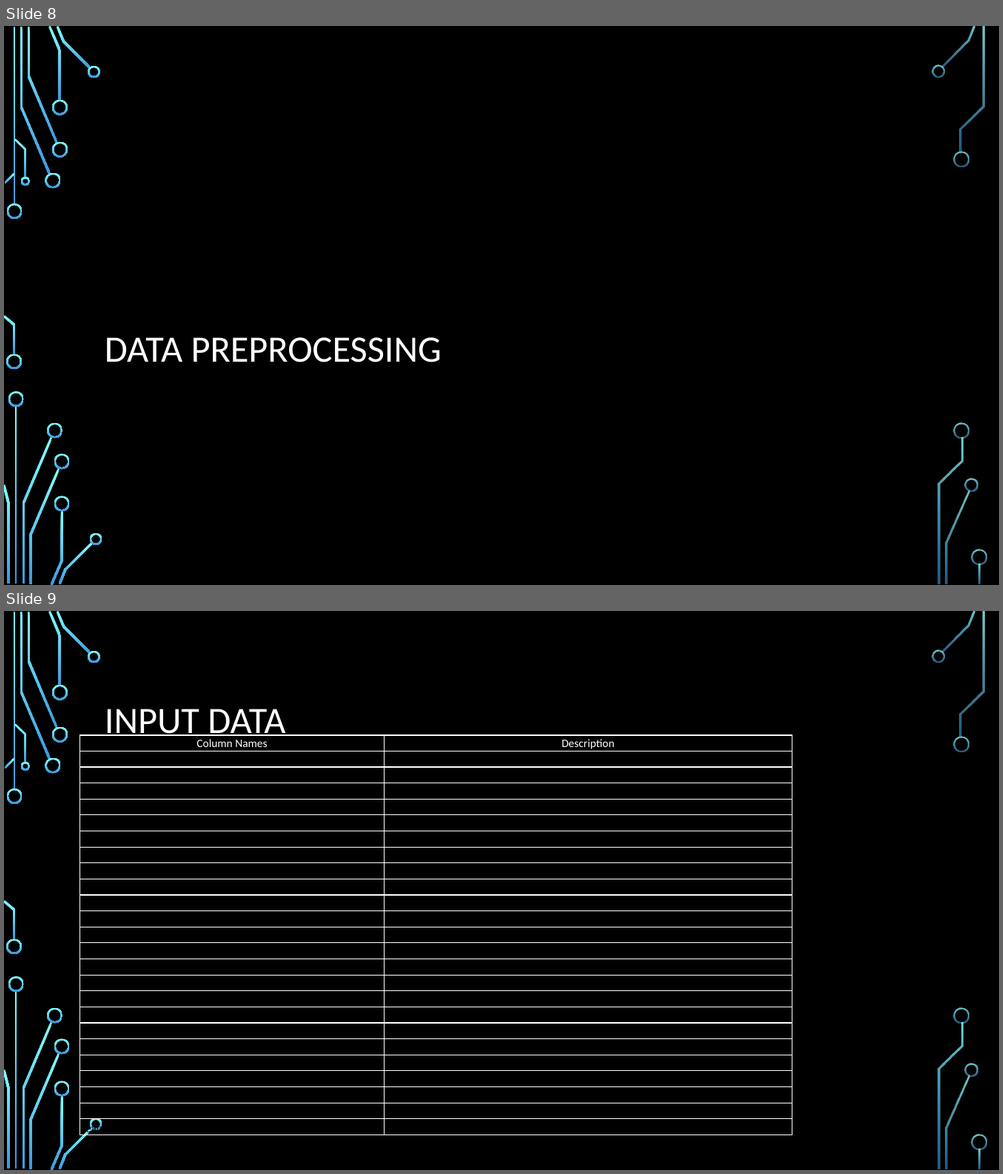
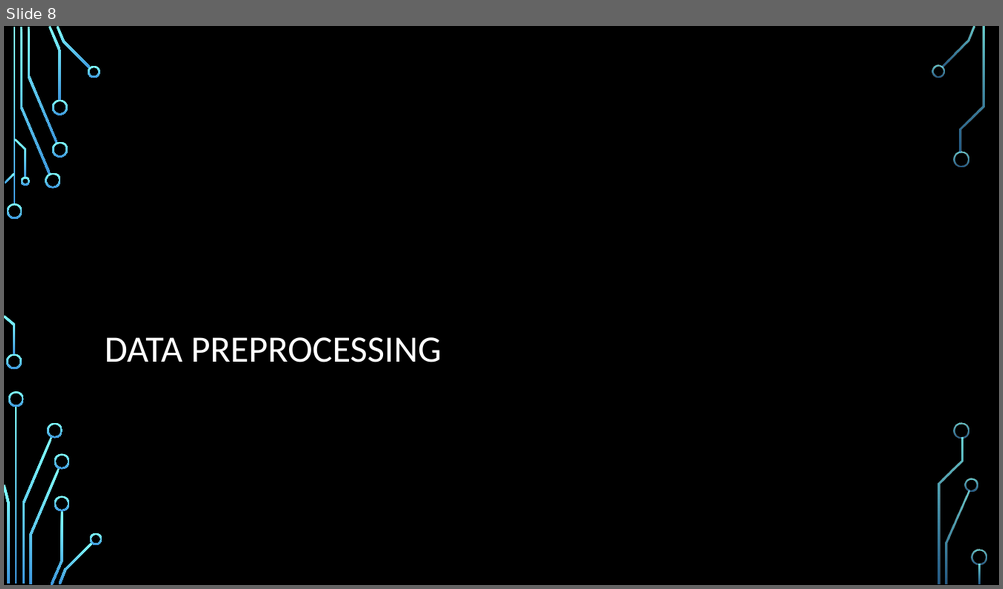
Before and after one commit to ddaniel2024/Project-4, a slide deck: Employee Attrition Prediction Presentation.pptx. Shown one above the other, each under a label of ours: slides 8 and 9 before the commit, slide 8 after it. The pictures are 1003x1174 and 1003x589 pixels, drawn with LibreOffice and Linux fonts; fonts in the diff are those of the drawing; background and template pictures are left out. Boxes give left, top, right and bottom in pixels: in the first picture for what was removed or moved away, otherwise in the second. Text is boxed around its words. In the diff, an @@ line names an element or a change of style, - is before the commit and + after.

```diff
--- a/Employee Attrition Prediction Presentation.pptx
+++ b/Employee Attrition Prediction Presentation.pptx
@@ slide 9 removed at [4, 611, 999, 1170], background picture (left out); not listed: 36 template elements that a slide beside it also shows @@
@@ title removed at [105, 709, 285, 742] @@
-INPUT DATA
@@ table removed at [80, 735, 793, 1138], 25 rows, 2 columns @@
-Column Names | Description
-Age, Gender, MaritalStatus, Over18 | 
-Attrition | 
-BusinessTravel, DistanceFromHome | 
-DailyRate, HourlyRate, MonthlyRate | 
-Department, JobLevel, JobRole | 
-Education, EducationField | 
-EmployeeCount | 
-EmployeeNumber | 
-EnvironmentSatisfaction | 
-JobInvolvement | 
-JobSatisfaction | 
-MonthlyIncome | 
-NumCompaniesWorked | 
-OverTime | 
-PercentSalaryHike | 
-PerformanceRating | 
-RelationshipSatisfaction | 
-StandardHours | 
-StockOptionLevel | 
-TotalWorkingYears | 
-TrainingTimesLastYear | 
-WorkLifeBalance | 
-YearsAtCompany, YearsInCurrentRole, YearsSinceLastPromotion | 
-YearsWithCurrManager | 
```
Also in this commit, not shown: 3 slides added, 4 other slides removed, 1 other file.
